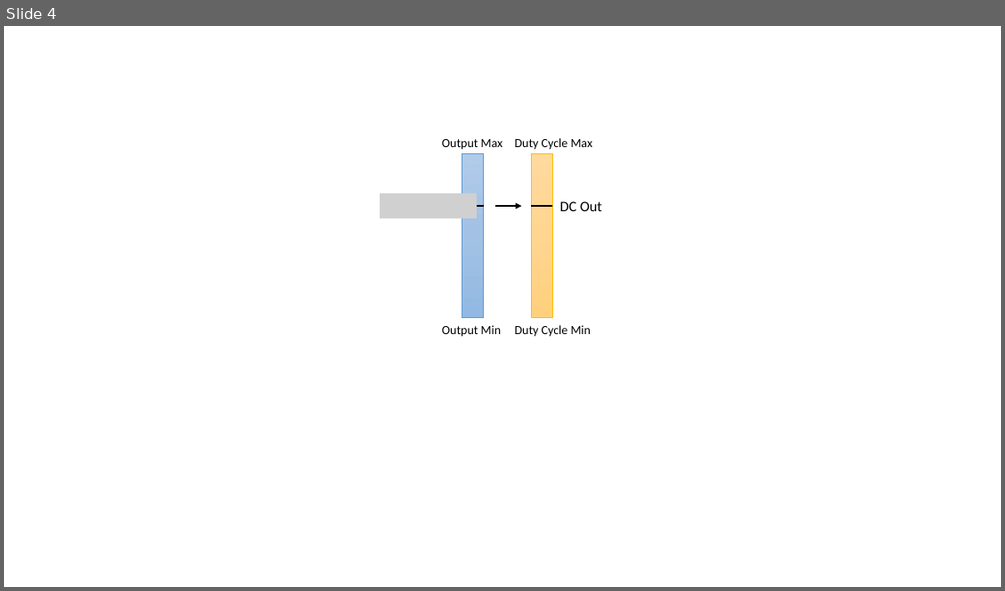
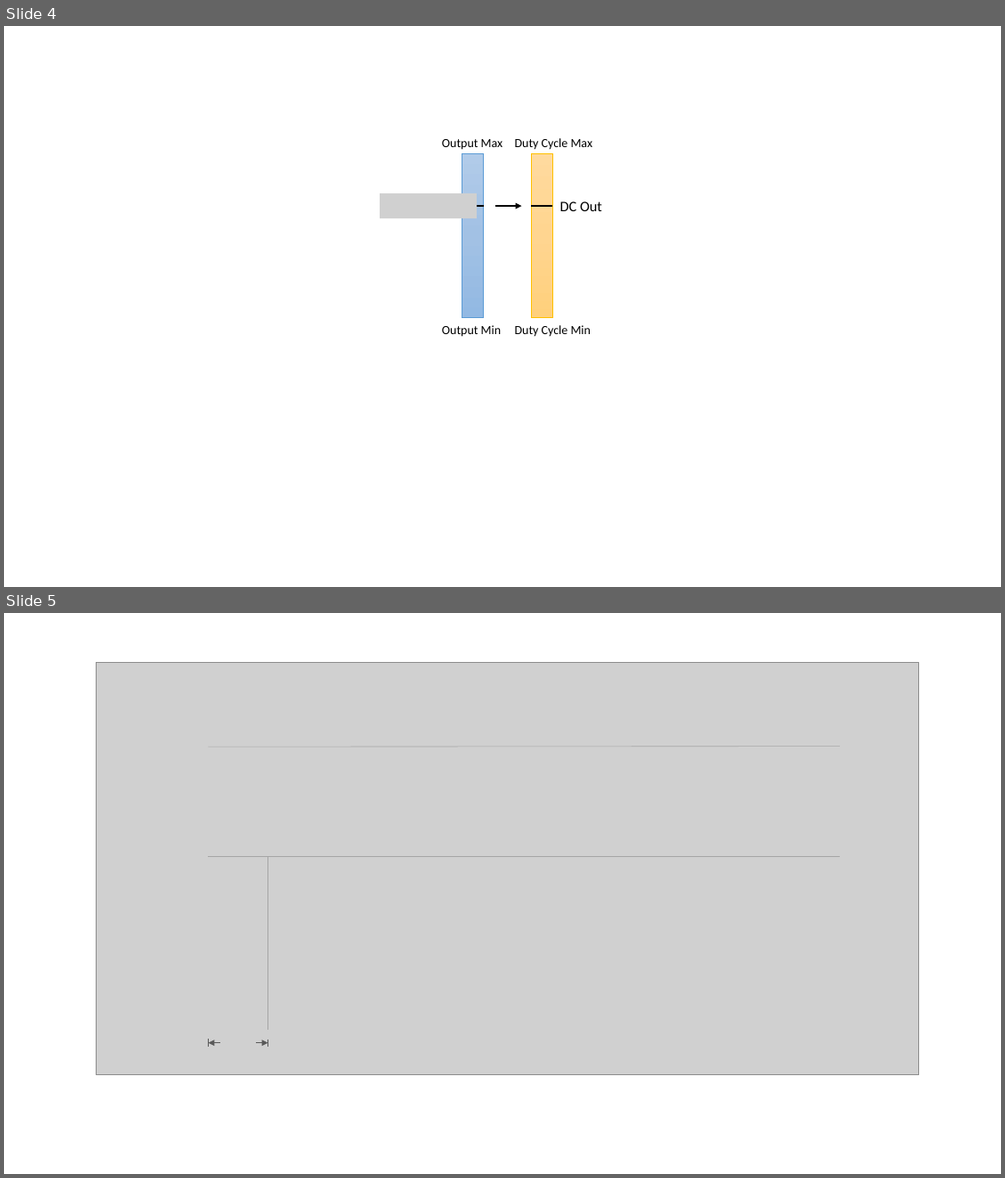
Before and after one commit to ninkaninus/4.SemesterProject, a slide deck: Documents/Rapport/Figurer/Figurer.pptx. Shown one above the other, each under a label of ours: slide 4 before the commit, slides 4 and 5 after it. The pictures are 1005x591 and 1005x1178 pixels, drawn with LibreOffice and Linux fonts; fonts in the diff are those of the drawing; grey boxes stand for pictures; background and template pictures are left out. Boxes give left, top, right and bottom in pixels: in the first picture for what was removed or moved away, otherwise in the second. Text is boxed around its words. In the diff, an @@ line names an element or a change of style, - is before the commit and + after.

```diff
--- a/Documents/Rapport/Figurer/Figurer.pptx
+++ b/Documents/Rapport/Figurer/Figurer.pptx
@@ slide 5 added at (x1=4, y1=613, x2=1001, y2=1174), background #FFFFFF @@
@@ picture added at (x1=97, y1=663, x2=919, y2=1075) @@
@@ line added from (208, 747) to (840, 747), #A5A5A5 0.5 pt @@
@@ picture added at (x1=840, y1=844, x2=906, y2=868) @@
@@ line added from (208, 856) to (840, 856), #A5A5A5 0.5 pt @@
@@ line added from (268, 856) to (268, 1030), #A5A5A5 0.5 pt @@
@@ line added from (208, 1038) to (208, 1046), #595959 0.5 pt @@
@@ picture added at (x1=220, y1=1037, x2=255, y2=1066) @@
@@ line added from (268, 1039) to (268, 1046), #595959 0.5 pt @@
@@ double arrow added from (268, 1043) to (208, 1043), #595959 0.5 pt @@
```
Also in this commit, not shown: 2 other files.
